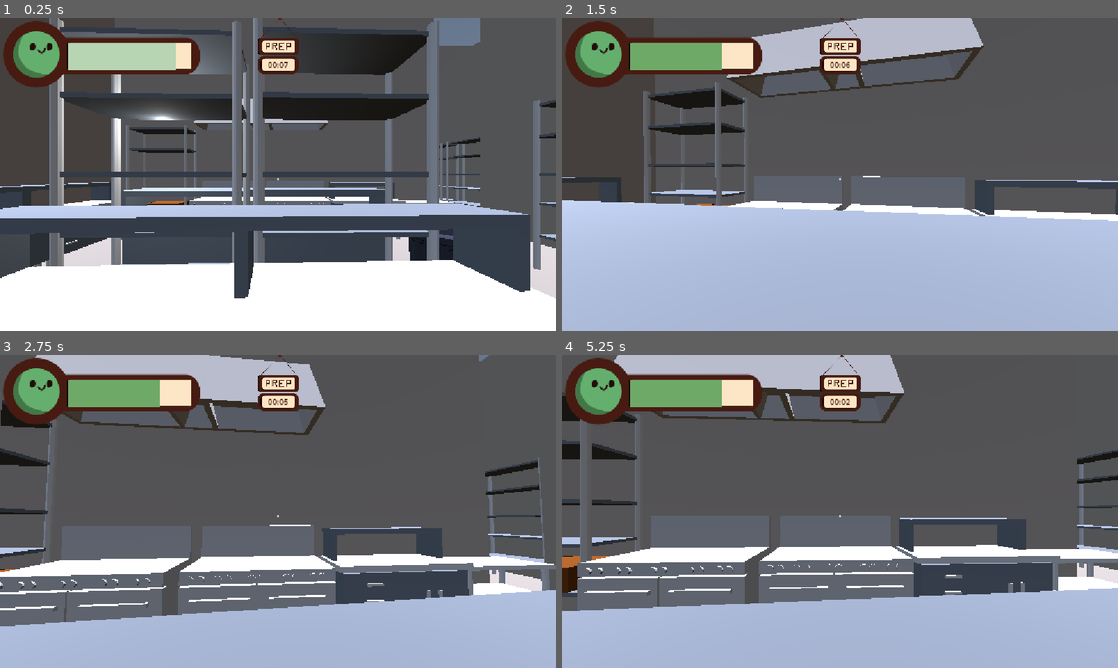
Above: before the commit, frames 1-4 (two rows, left to right).
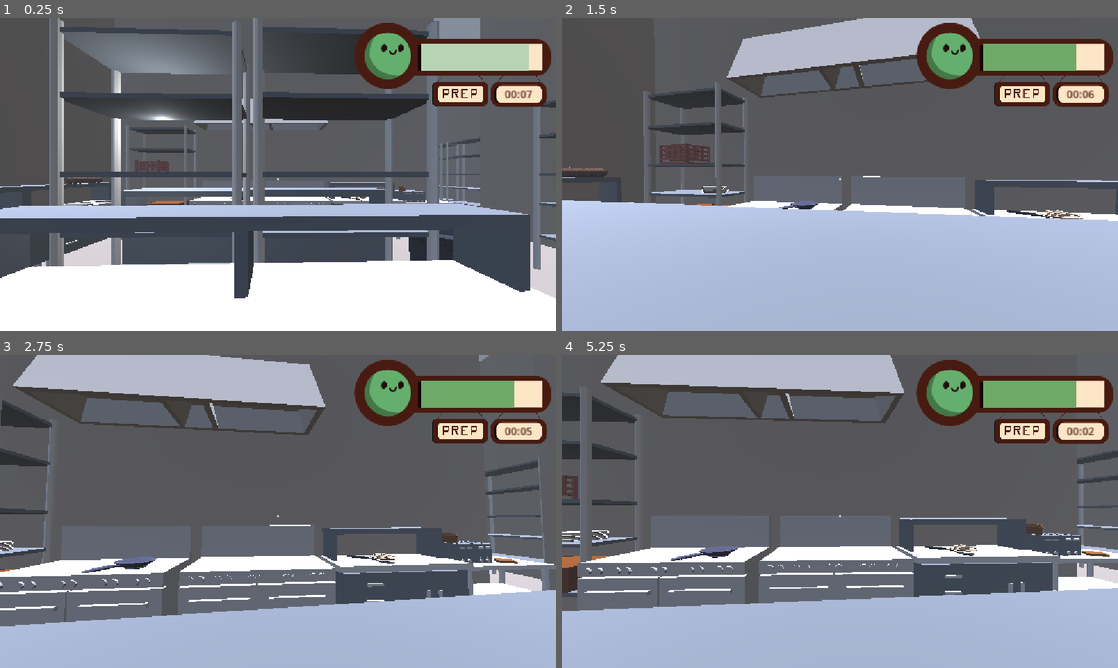
Above: after the commit, the same moments.

Repository: AlexLietha/Slacker
Game: Godot game, scene res://Scenes/FunctionalKitchen.tscn
Two runs of this game, one before a commit and one after it. Both use one fixed random seed, a clock stepped at 60 frames per second and the inputs below.
Inputs (mouse positions are in pixels of both pictures, inside the frame that each line leads up to):
- Up to frame 1 (0.25 s): no input
- Up to frame 2 (1.5 s): tap Enter (ui_accept) at 0.5, 0.77 s; move the mouse to (867, 174) at 0.52 s; hold W (moveForward) from 0.53 s (still down); right-click (867, 174) at 0.6 s; move the mouse to (812, 174) at 1.27 s; tap E (interact) at 1.35 s
- Up to frame 3 (2.75 s): keep holding W (moveForward); tap Enter (ui_accept) at 1.52, 2 s; move the mouse to (289, 505) at 2.02 s; tap ` (reassignRoles) at 2.1 s
- Up to frame 4 (5.25 s): keep holding W (moveForward); tap Enter (ui_accept) at 2.75, 3.02, 3.5, 3.77, 4.52 s; move the mouse to (834, 517) at 2.77 s; right-click (834, 517) at 2.85 s; move the mouse to (878, 514) at 3.52 s; tap E (interact) at 3.6 s; move the mouse to (795, 508) at 4.27 s; tap ` (reassignRoles) at 4.35 s; move the mouse to (845, 511) at 5.02 s; right-click (845, 511) at 5.1 s

The runs differ from the first frame. In frame 1, 13% of the frame differs, in the area x 0-100%, y 0-74%; in frame 2, 13%; in frame 3, 13%; in frame 4, 14%, in the area x 0-100%, y 0-76%.

Commit message:
Moved timer

Diff:
--- a/slacker/Scenes/FunctionalKitchen.tscn
+++ b/slacker/Scenes/FunctionalKitchen.tscn
@@ -36,6 +36,7 @@
 [sub_resource type="Environment" id="Environment_oyfun"]
 background_mode = 2
 sky = SubResource("Sky_qh5db")
+fog_enabled = true
 
 [sub_resource type="StandardMaterial3D" id="StandardMaterial3D_pb1w8"]
 albedo_color = Color(0.71, 0.6792333, 0.63899994, 1)
@@ -230,7 +231,6 @@
 [node name="stackofplates" parent="Furnature/Box2" unique_id=334221210 instance=ExtResource("4_6cgg5")]
 
 [node name="Misc" type="Node3D" parent="." unique_id=2039875476]
-visible = false
 
 [node name="Spatula_BenMusser_V1" parent="Misc" unique_id=35149750 instance=ExtResource("12_sn54c")]
 transform = Transform3D(0.08814636, 0, -0.08862968, 0, 0.125, 0, 0.08862968, 0, 0.08814636, 3.515165, 1.8393247, -8.317997)
--- a/slacker/Scenes/player.tscn
+++ b/slacker/Scenes/player.tscn
@@ -74,17 +74,17 @@
 offset_bottom = 40.0
 
 [node name="EmptyBarV1" type="Sprite2D" parent="UI" unique_id=577593943]
-position = Vector2(210, 75.5)
+position = Vector2(938, 78.5)
 texture = ExtResource("4_fkybt")
 
 [node name="ColorRect" type="ColorRect" parent="UI" unique_id=1444698482 node_paths=PackedStringArray("barSprite")]
 anchors_preset = 1
 anchor_left = 1.0
 anchor_right = 1.0
-offset_left = -1012.0
-offset_top = 51.5
-offset_right = -756.0
-offset_bottom = 106.5
+offset_left = -279.0
+offset_top = 54.0
+offset_right = -23.0
+offset_bottom = 109.0
 grow_horizontal = 0
 script = ExtResource("4_vgqql")
 gradient = SubResource("Gradient_fkybt")
--- a/slacker/UI/TimerUI.tscn
+++ b/slacker/UI/TimerUI.tscn
@@ -13,16 +13,32 @@
 grow_horizontal = 2
 grow_vertical = 2
 
+[node name="Sign" type="TextureRect" parent="." unique_id=215235230]
+layout_mode = 1
+anchors_preset = 5
+anchor_left = 0.5
+anchor_right = 0.5
+offset_left = 446.0
+offset_top = 77.0
+offset_right = 531.0
+offset_bottom = 162.0
+grow_horizontal = 2
+scale = Vector2(1.2267444, 1.3600012)
+texture = ExtResource("2_qr5el")
+expand_mode = 1
+stretch_mode = 4
+
 [node name="ClockUI" type="TextureRect" parent="." unique_id=1047014232]
 layout_mode = 1
 anchors_preset = 5
 anchor_left = 0.5
 anchor_right = 0.5
-offset_left = -42.0
-offset_top = 78.0
-offset_right = 43.0
-offset_bottom = 118.0
+offset_left = 441.0
+offset_top = 132.0
+offset_right = 526.0
+offset_bottom = 172.0
 grow_horizontal = 2
+scale = Vector2(1.3600012, 1.3600012)
 texture = ExtResource("1_unr6p")
 expand_mode = 1
 stretch_mode = 4
@@ -63,10 +79,12 @@
 anchors_preset = 5
 anchor_left = 0.5
 anchor_right = 0.5
-offset_left = -42.5
-offset_right = 42.5
-offset_bottom = 85.0
+offset_left = 319.0
+offset_top = 77.0
+offset_right = 404.0
+offset_bottom = 162.0
 grow_horizontal = 2
+scale = Vector2(1.3600012, 1.3600012)
 texture = ExtResource("2_qr5el")
 expand_mode = 1
 stretch_mode = 4
@@ -76,10 +94,12 @@
 anchors_preset = 5
 anchor_left = 0.5
 anchor_right = 0.5
-offset_left = -42.5
-offset_right = 42.5
-offset_bottom = 85.0
+offset_left = 319.0
+offset_top = 77.0
+offset_right = 404.0
+offset_bottom = 162.0
 grow_horizontal = 2
+scale = Vector2(1.3600012, 1.3600012)
 texture = ExtResource("3_eaqiy")
 expand_mode = 1
 stretch_mode = 4
